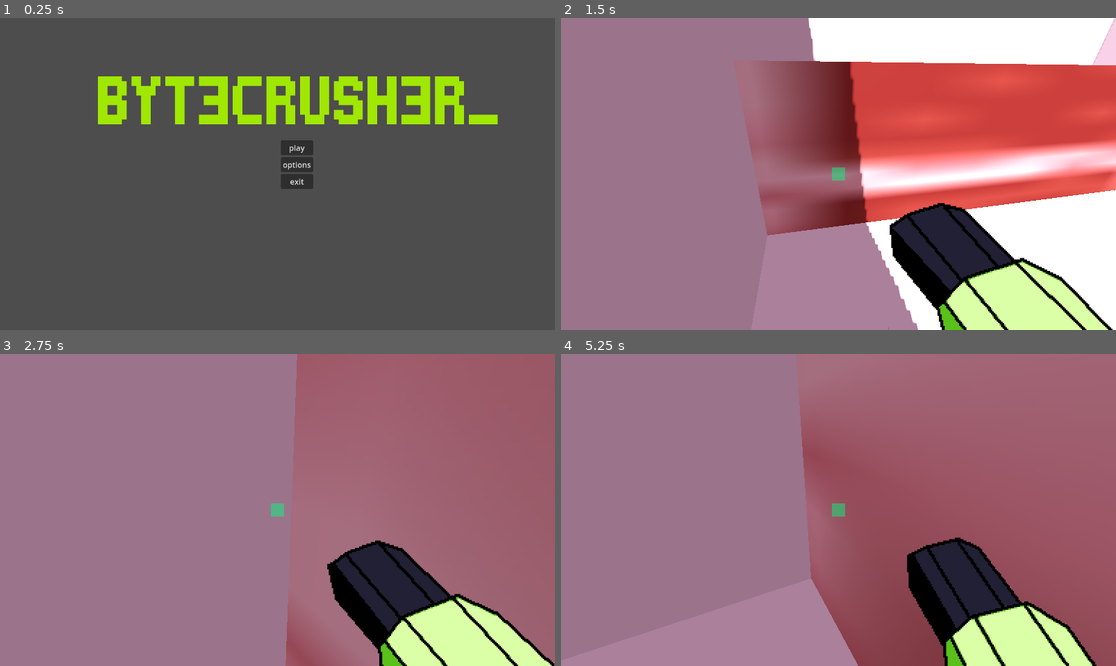
Above: before the commit, frames 1-4 (two rows, left to right).
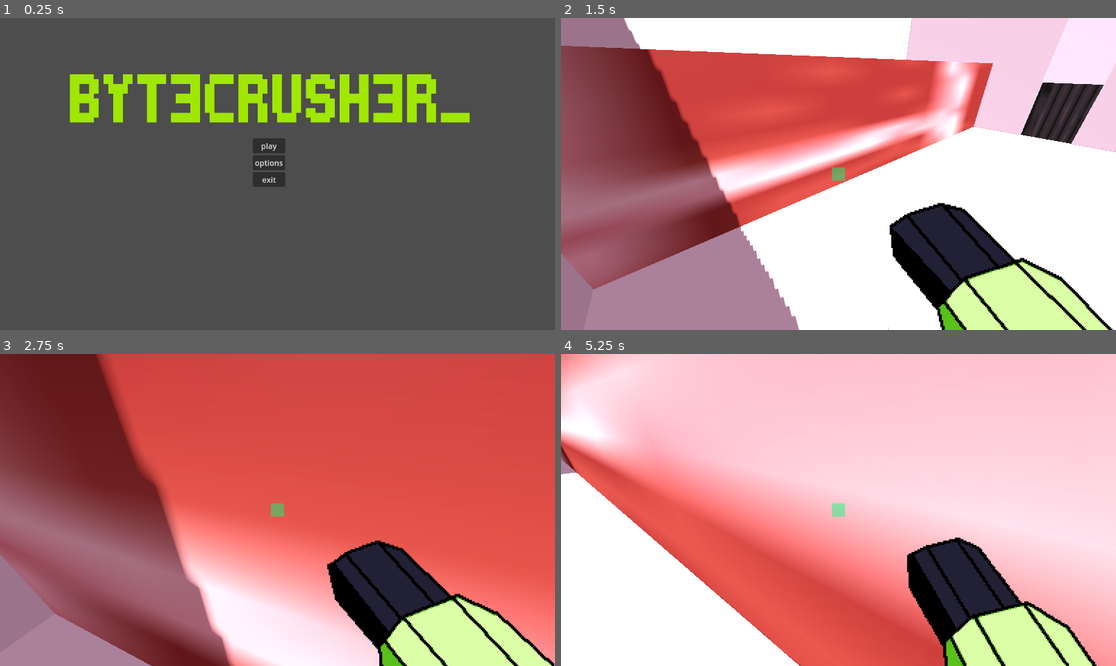
Above: after the commit, the same moments.

Repository: im-ener/Bytecrusher
Game: Godot game, scene res://menu.tscn
The game is run twice, just before and just after one commit, with the same random seed, the same clock (stepped at 60 frames per second) and the same inputs.
Inputs (mouse positions are in pixels of both pictures, inside the frame that each line leads up to):
- Up to frame 1 (0.25 s): no input
- Up to frame 2 (1.5 s): click "play" at 0.5 s; tap Enter (ui_accept) at 1.25 s; move the mouse to (866, 174) at 1.27 s; hold W (forward) from 1.28 s (still down); tap G (fly) at 1.35 s
- Up to frame 3 (2.75 s): keep holding W (forward); tap Space (jump) at 1.52, 2.27 s; move the mouse to (249, 510) at 2.02 s; click (249, 510) at 2.1 s
- Up to frame 4 (5.25 s): keep holding W (forward); move the mouse to (849, 503) at 2.77 s; tap G (fly) at 2.85, 4.35 s; move the mouse to (832, 516) at 3.52 s; click (832, 516) at 3.6 s; tap Space (jump) at 3.77, 4.52 s; move the mouse to (877, 513) at 4.27 s; move the mouse to (794, 506) at 5.02 s; click (794, 506) at 5.1 s

The runs differ from the first frame. In frame 1, 8.3% of the frame differs, in the area x 12-90%, y 18-55%; in frame 2, 64%; in frame 3, 84%; in frame 4, 92%, in the area x 0-100%, y 0-100%.

Commit message:
i forgot to do stuff
but i did center the menus so YIPPEE

Diff:
--- a/menu.tscn
+++ b/menu.tscn
@@ -10,10 +10,8 @@
 anchors_preset = 15
 anchor_right = 1.0
 anchor_bottom = 1.0
-offset_left = 60.0
-offset_top = 4.0
-offset_right = 60.0
-offset_bottom = 4.0
+offset_left = 2.0
+offset_right = 2.0
 grow_horizontal = 2
 grow_vertical = 2
 script = ExtResource("1_24f2w")
--- a/player.tscn
+++ b/player.tscn
@@ -2,7 +2,7 @@
 
 [ext_resource type="Script" path="res://player.gd" id="1_omxu1"]
 [ext_resource type="Texture2D" uid="uid://b4ydxb1nnewbo" path="res://gun_sprites.png" id="2_e48jg"]
-[ext_resource type="AudioStream" uid="uid://bxmdi8yeq2ltc" path="res://pistol shot.mp3" id="3_0qga6"]
+[ext_resource type="AudioStream" uid="uid://bxmdi8yeq2ltc" path="res://audio/pistol shot.mp3" id="3_0qga6"]
 
 [sub_resource type="CapsuleShape3D" id="CapsuleShape3D_umtuu"]
 
